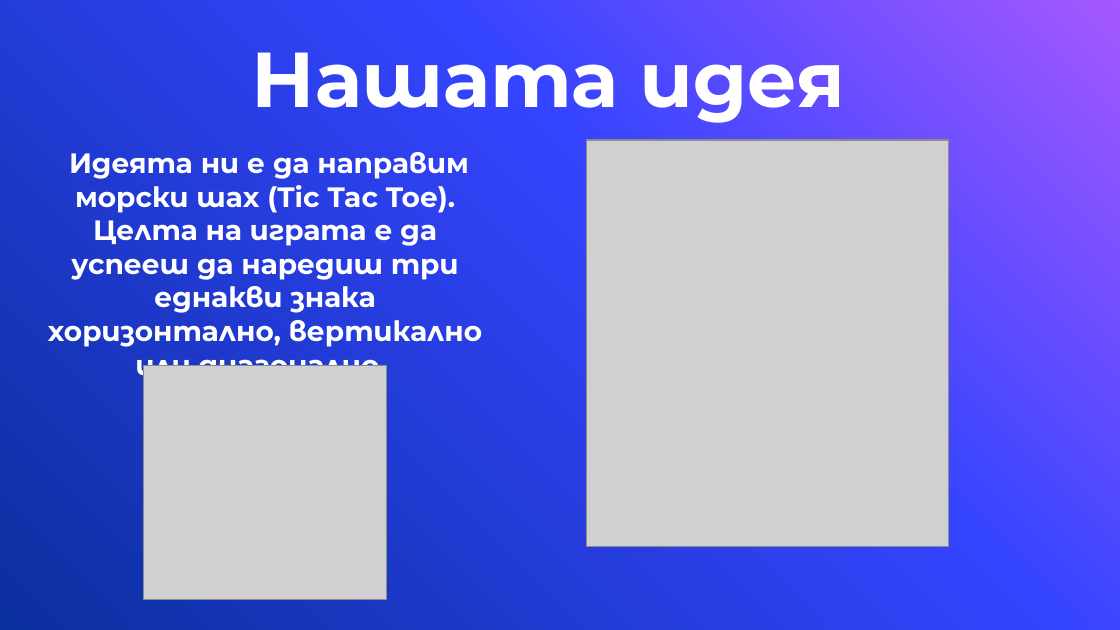
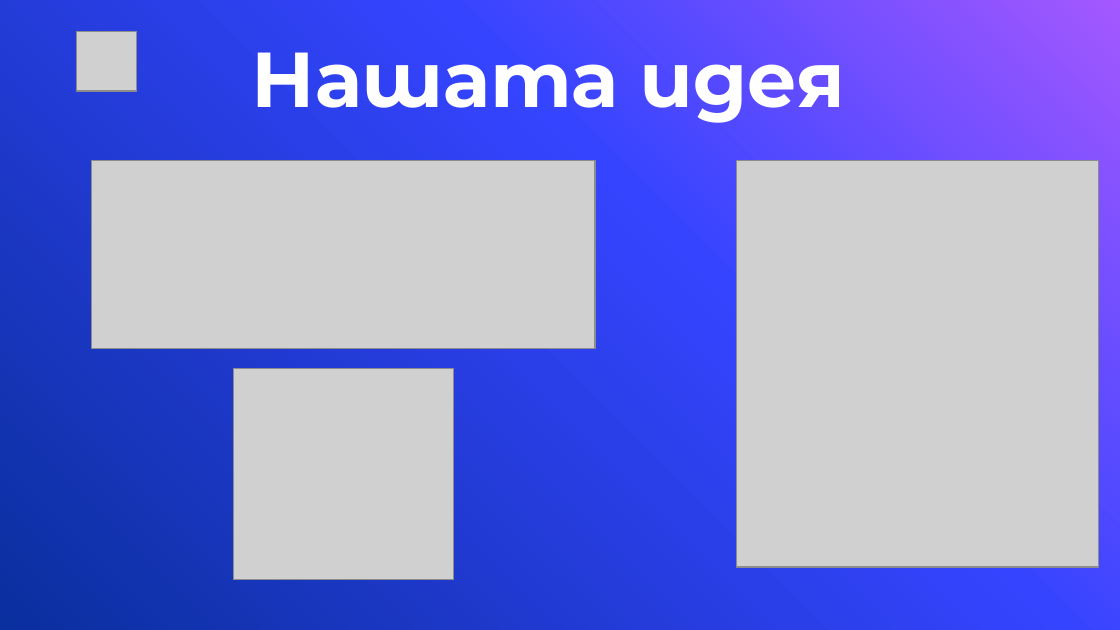
Before and after one commit to AITsachev19/Project, a slide deck: slide 3 of Documentation & Presentation/Presentation.pptx. Drawn at 1120x630 pixels with LibreOffice and Linux fonts; fonts in the diff are those of the drawing; grey boxes stand for pictures; background and template pictures are left out. Boxes give left, top, right and bottom in pixels: in the first picture for what was removed or moved away, otherwise in the second. Text is boxed around its words. In the diff, an @@ line names an element or a change of style, - is before the commit and + after.

```diff
--- a/Documentation & Presentation/Presentation.pptx
+++ b/Documentation & Presentation/Presentation.pptx
@@ picture added at box(77, 31, 137, 91) @@
@@ text removed at box(48, 152, 482, 347) @@
-Идеята ни е да направим морски шах (Tic Tac Toe). Целта на играта е да успееш да наредиш три еднакви знака хоризонтално, вертикално или диагонално.
@@ picture added at box(92, 160, 596, 348) @@
@@ picture: place and size @@
-picture at box(587, 140, 949, 547)
+picture at box(737, 160, 1099, 567)
@@ picture: place and size @@
-picture at box(143, 365, 388, 599)
+picture at box(233, 368, 454, 580)
```
Also in this commit, not shown: 1 other slide changed.
